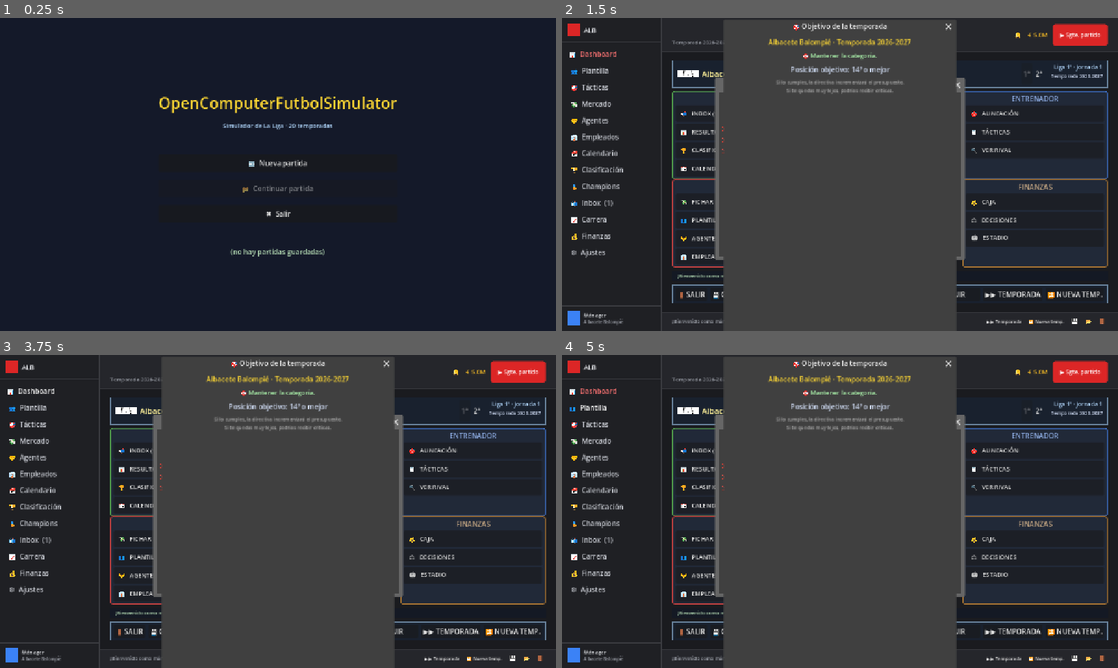
Above: before the commit, frames 1-4 (two rows, left to right).
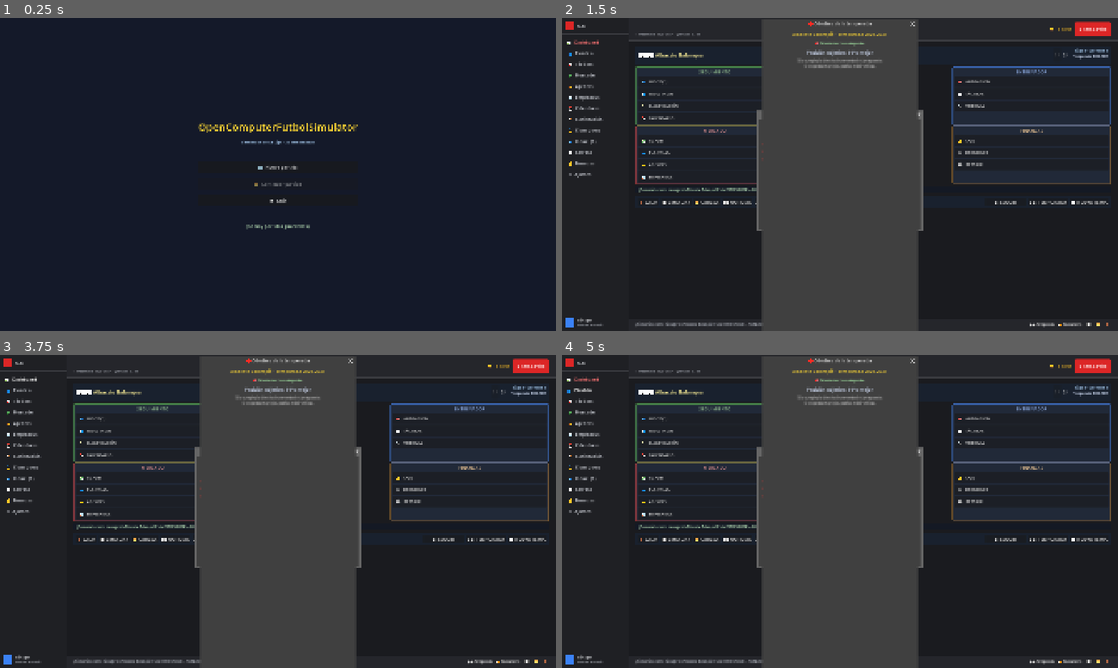
Above: after the commit, the same moments.

Repository: antxiko/OpenComputerFutbolSimulator
Game: Godot game, scene res://scenes/main_menu.tscn
The game is run twice, just before and just after one commit, with the same random seed, the same clock (stepped at 60 frames per second) and the same inputs.
Inputs:
- Up to frame 1 (0.25 s): no input
- Up to frame 2 (1.5 s): click "🆕 Nueva partida" at 0.5 s; click "OK" at 1.25 s
- Up to frame 3 (3.75 s): click "Empezar Liga" at 2 s; click "Empezar Liga" at 2.75 s; click "📊 Dashboard" at 3.5 s
- Up to frame 4 (5 s): click "👥 Plantilla" at 4.25 s

The runs differ from the first frame. In frame 1, 2.1% of the frame differs, in the area x 28-72%, y 25-77%; in frame 2, 28%; in frame 3, 28%; in frame 4, 28%, in the area x 0-100%, y 0-100%.

Commit message:
ui: viewport 1920x1080 (FullHD) para acomodar más info en pantalla

Diff:
--- a/project.godot
+++ b/project.godot
@@ -18,8 +18,8 @@
 
 [display]
 
-window/size/viewport_width=1280
-window/size/viewport_height=720
+window/size/viewport_width=1920
+window/size/viewport_height=1080
 window/stretch/mode="canvas_items"
 
 [rendering]
